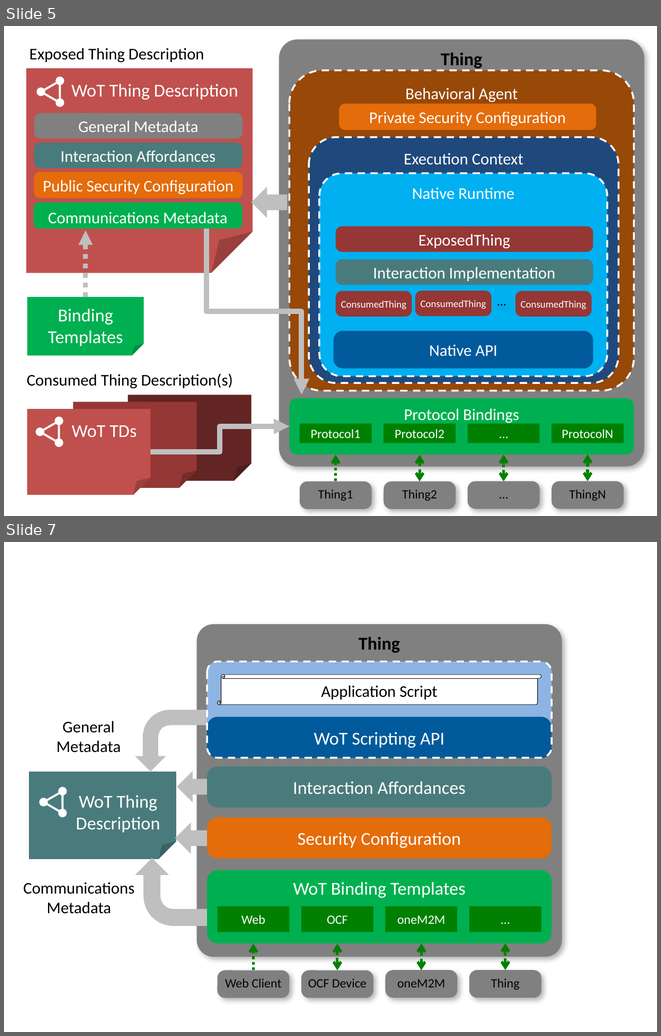
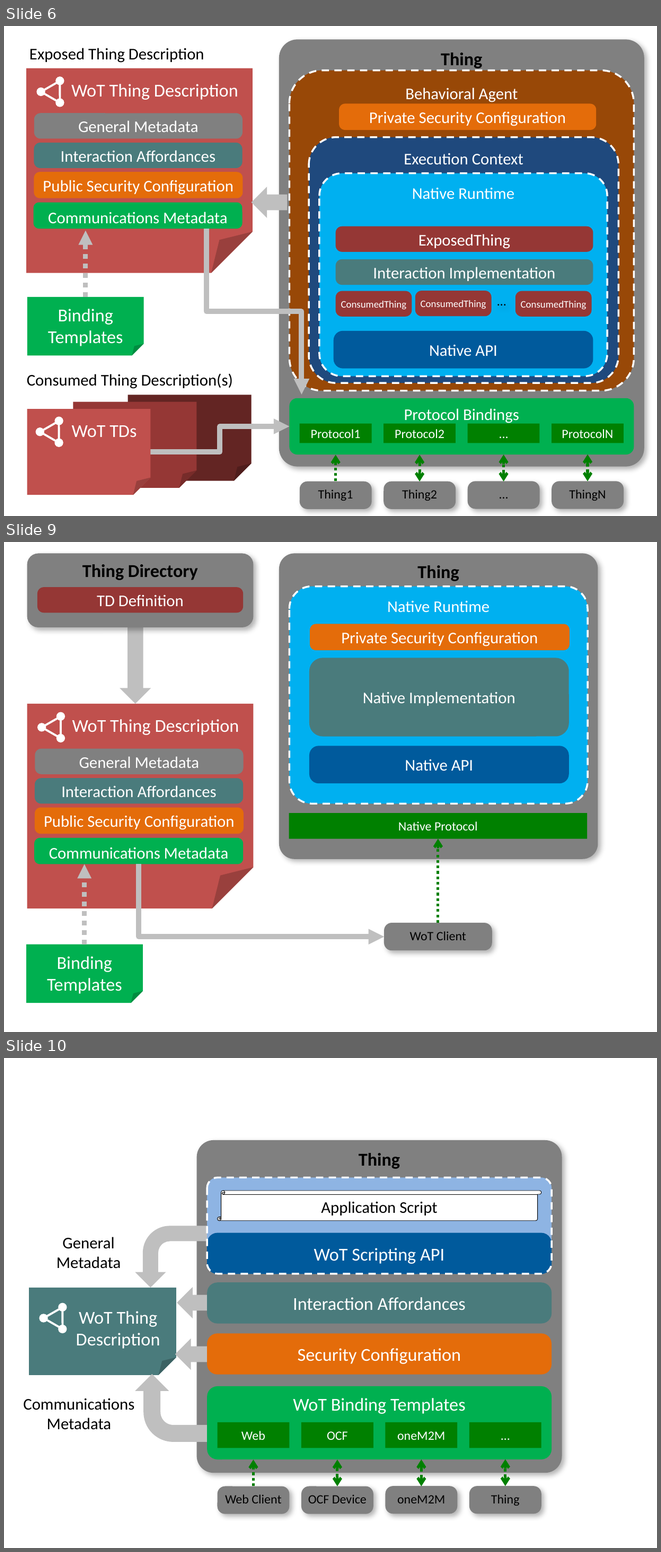
Before and after one commit to w3c/wot-architecture, a slide deck: images/wot-architecture-figures-new.pptx. Shown one above the other, each under a label of ours: slides 5 and 7 before the commit, slides 6, 9 and 10 after it; the slides between them are not shown. The pictures are 661x1036 and 661x1552 pixels, drawn with LibreOffice and Linux fonts; fonts in the diff are those of the drawing. Boxes give left, top, right and bottom in pixels: in the first picture for what was removed or moved away, otherwise in the second. Text is boxed around its words. In the diff, an @@ line names an element or a change of style, - is before the commit and + after.

Commit message:
some new figures, without behavioral agent or execution context
For the option where a WoT Runtime does NOT need to use the Scripting API, but DOES have objects representing ConsumedThings and the ExposedThing

```diff
--- a/images/wot-architecture-figures-new.pptx
+++ b/images/wot-architecture-figures-new.pptx
@@ slide 9 added at [4, 542, 657, 1032], background #FFFFFF @@
@@ rounded rectangle added at [27, 553, 253, 627], fill #808080, 20 pt, text #000000, bold @@
+Thing Directory
@@ rounded rectangle added at [279, 553, 598, 859], fill #808080, 20 pt, text #000000, bold @@
+Thing
@@ rounded rectangle added at [37, 587, 243, 612], fill #953735, 18 pt, text #FFFFFF @@
+TD Definition
@@ rounded rectangle added at [289, 587, 588, 804], fill #00B0F0, outline #FFFFFF 2 pt dashed, 18 pt, text #FFFFFF @@
+Native Runtime
@@ down arrow added at [120, 627, 151, 704], fill #BFBFBF @@
@@ rounded rectangle added at [310, 624, 570, 650], fill #E46C0A, 18 pt, text #FFFFFF @@
+Private Security Configuration
@@ rounded rectangle added at [310, 658, 570, 736], fill #4A7B7C, 18 pt, text #FFFFFF @@
+Native Implementation
@@ folded corner added at [27, 704, 253, 908], fill #C0504D, 20 pt, text #FFFFFF @@
+WoT Thing Description
@@ group added at [36, 710, 70, 744]: 3 ellipses, 1 triangle @@
@@ rounded rectangle added at [35, 748, 243, 774], fill #808080, 18 pt, text #FFFFFF @@
+General Metadata
@@ rounded rectangle added at [310, 746, 570, 784], fill #005A9C, 18 pt, text #FFFFFF @@
+Native API
@@ rounded rectangle added at [35, 778, 243, 803], fill #4A7B7C, 18 pt, text #FFFFFF @@
+Interaction Affordances
@@ rounded rectangle added at [35, 807, 244, 833], fill #E46C0A, 18 pt, text #FFFFFF @@
+Public Security Configuration
@@ rectangle added at [289, 813, 587, 838], fill #008000, 14 pt, text #FFFFFF @@
+Native Protocol
@@ rounded rectangle added at [34, 838, 243, 864], fill #00B050, 18 pt, text #FFFFFF @@
+Communications Metadata
@@ arrow added from (438, 923) to (438, 838), #008000 3 pt dashed @@
@@ arrow added from (85, 944) to (85, 864), #BFBFBF 5.25 pt dashed @@
@@ elbow arrow added from (139, 864) to (384, 936), #BFBFBF 5.75 pt @@
@@ rounded rectangle added at [384, 923, 492, 950], fill #808080, 14 pt, text #000000 @@
+WoT Client
@@ folded corner added at [26, 944, 142, 1003], fill #00B050, 20 pt, text #FFFFFF @@
+Binding
+Templates
@@ what was slide 5 is now slide 6 @@
@@ what was slide 7 is now slide 10 @@
```
Also in this commit, not shown: 1 slide changed, 2 other slides added.
